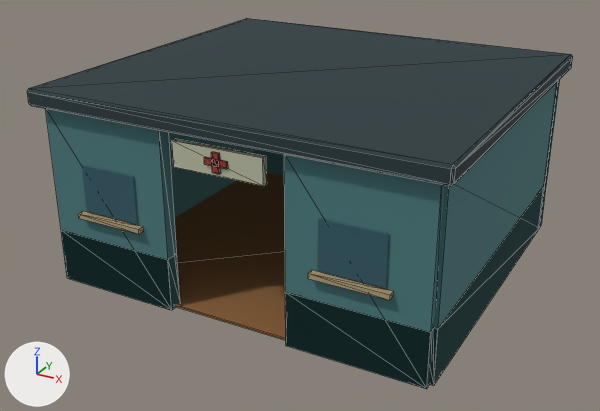
An edit to the glTF model godot/assets/building_clinic.glb, drawn before and after from the same camera.
Both versions are drawn from a camera (50 mm lens) standing at (5.4, -7.9, 5.89) and looking at (-0.1, 2.1, 0.89). The axes (+X, +Y, +Z) are drawn at lower left. The lights are the same throughout. The older version comes first. Mesh edges are drawn as thin lines on the coarser meshes.

Objects in the first picture: 'DD_Cut_East', 'DD_Cut_Front_-1', 'DD_Cut_Front_1', 'DD_Hide_East', 'DD_Hide_Front_-1', 'DD_Hide_Front_1', 'DD_Hide_Roof', 'DD_Hide_Sign', 'DD_Hide_Window_-1', 'DD_Hide_Window_1', 'DD_Keep_Back', 'DD_Keep_Floor', 'DD_Keep_West' and 4 more.
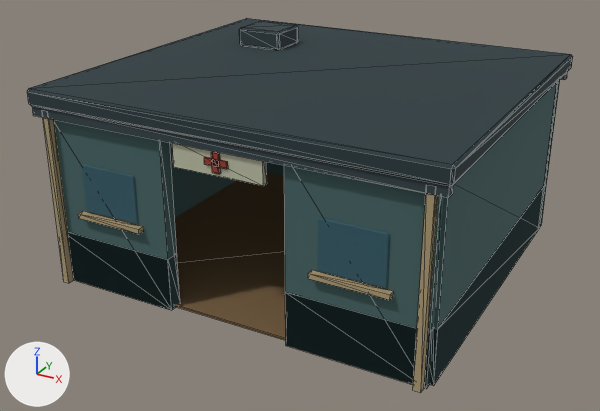
Where the change shows, as pixel boxes (x1, y1, x2, y2) in the pictures (600 x 411 px):
```json
{"object": "DD_Hide_Front_1", "change": "recoloured", "before": [284, 165, 444, 387], "after": [284, 165, 444, 387], "on screen": "cyan to dark cyan"}
{"object": "DD_Hide_East", "change": "recoloured", "before": [434, 80, 559, 340], "after": [434, 80, 559, 340], "on screen": "cyan to dark cyan"}
{"object": "DD_Hide_Front_-1", "change": "recoloured", "before": [54, 120, 177, 286], "after": [54, 120, 177, 286], "on screen": "cyan to dark cyan"}
{"object": "DD_Hide_FrontFascia", "change": "added", "after": [32, 106, 453, 198]}
{"object": "DD_Hide_FrontCorner.001", "change": "added", "after": [413, 193, 438, 393], "on screen": "beige"}
{"object": "DD_Hide_FrontCorner", "change": "added", "after": [43, 117, 74, 283], "on screen": "beige"}
{"object": "DD_Hide_RoofVent", "change": "added", "after": [239, 21, 298, 50]}
```

Scene script edits in JSON lines:
```json
{"op": "set", "path": "mat_dd_clinic.base_color", "old": "(0.0684, 0.196, 0.205)", "new": "(0.0593, 0.126, 0.126)", "note": "cyan #4a7a7d -> dark cyan #456363"}
{"op": "set", "path": "mat_dd_wood_light.base_color", "old": "(0.274, 0.126, 0.0397)", "new": "(0.196, 0.119, 0.0509)", "note": "brown #8f6338 -> brown #7a6140"}
{"op": "add", "block": "mat_dd_steel", "code": ["mat_dd_steel = principled_material('DD_steel')", "mat_dd_steel.base_color = (0.0301, 0.0509, 0.0593)  # dark cyan #304045", "mat_dd_steel.roughness = 0.93"]}
{"op": "add", "block": "me_cube_014_1", "code": ["me_cube_014_1 = bpy.data.meshes.new('Cube.014')", "me_cube_014_1.from_pydata(...)  # 24 vertices, 44 faces; spans x -0.375..0.375, y -0.325..0.325, z -0.15..0.15", "me_cube_014_1.materials.append(mat_dd_steel)  # dark cyan #304045"]}
{"op": "add", "block": "me_cube_018", "code": ["me_cube_018 = bpy.data.meshes.new('Cube.018')", "me_cube_018.from_pydata(...)  # a box spanning x -2.92..2.92, y -0.06..0.06, z -0.08..0.08", "me_cube_018.materials.append(mat_dd_steel)  # dark cyan #304045"]}
{"op": "add", "block": "me_cube_020", "code": ["me_cube_020 = bpy.data.meshes.new('Cube.020')", "me_cube_020.from_pydata(...)  # a box spanning x -0.05..0.05, y -0.05..0.05, z -1.3..1.3", "me_cube_020.materials.append(mat_dd_cream)  # beige #ad9b75"]}
{"op": "add", "block": "ob_dd_hide_roofvent", "code": ["ob_dd_hide_roofvent = bpy.data.objects.new('DD_Hide_RoofVent', me_cube_014_1)", "ob_dd_hide_roofvent.location = (-1.5, 3.6, 3.02)"]}
{"op": "add", "block": "ob_dd_hide_frontfascia", "code": ["ob_dd_hide_frontfascia = bpy.data.objects.new('DD_Hide_FrontFascia', me_cube_018)", "ob_dd_hide_frontfascia.location = (0.0, -0.15, 2.58)"]}
{"op": "add", "block": "ob_dd_hide_frontcorner_001", "code": ["ob_dd_hide_frontcorner_001 = bpy.data.objects.new('DD_Hide_FrontCorner.001', me_cube_020)", "ob_dd_hide_frontcorner_001.location = (2.72, -0.15, 1.3)"]}
{"op": "add", "block": "ob_dd_hide_frontcorner", "code": ["ob_dd_hide_frontcorner = bpy.data.objects.new('DD_Hide_FrontCorner', me_cube_020.copy())", "ob_dd_hide_frontcorner.location = (-2.72, -0.15, 1.3)"]}
```
